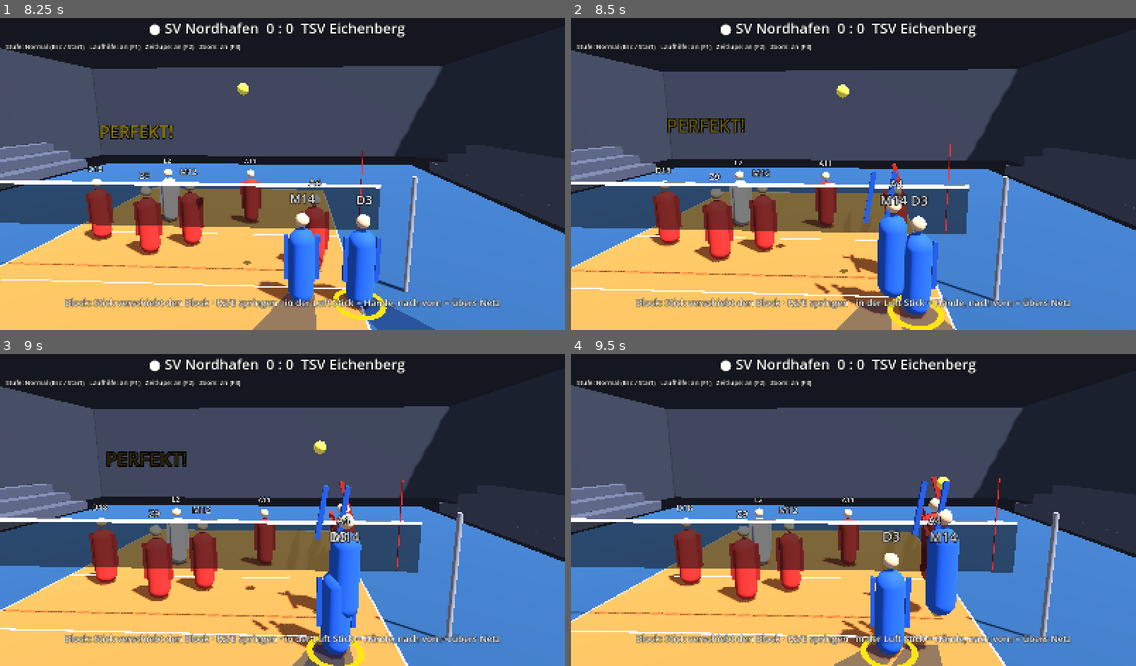
Above: before the commit, frames 1-4 (two rows, left to right).
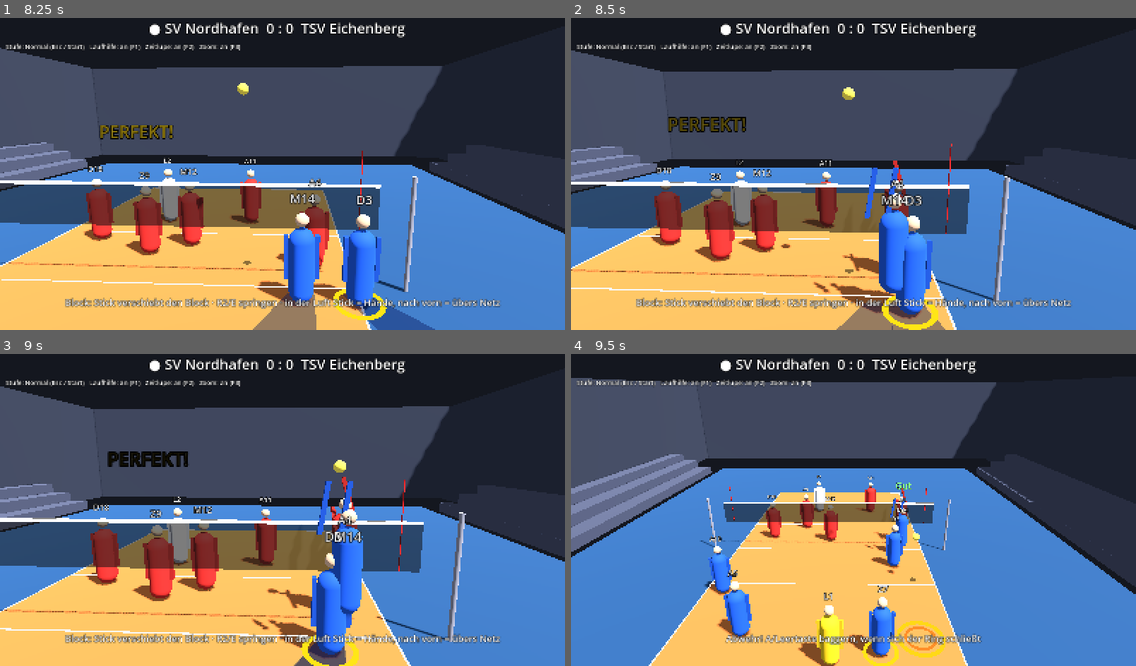
Above: after the commit, the same moments.

Repository: MattrixDev/volleyball_game
Game: Godot game, scene res://scenes/main.tscn
Same seed, same stepped clock (60 frames per second), same inputs: the game is played once before the commit and once after it.
Inputs (mouse positions are in pixels of both pictures, inside the frame that each line leads up to):
- Up to frame 1 (8.25 s): tap Enter at 0.5, 7.35 s; move the mouse to (406, 155) at 0.52 s; hold D (move_right) 0.53-1.28 s; tap K (aim_down) at 0.6, 8.1 s; click (406, 155) at 0.67 s; move the mouse to (169, 186) at 1.27 s; hold S (move_down) 1.28-2.03 s; tap J (aim_left) at 1.35 s; move the mouse to (339, 102) at 2.02 s; hold D (move_right) 2.03-2.78 s; tap L (aim_right) at 2.1 s; tap Space (bump) at 2.75, 3.6 s; move the mouse to (254, 233) at 2.77 s; hold W (move_up) 2.78-3.53 s; tap I (aim_up) at 2.85 s; click (254, 233) at 2.92 s; move the mouse to (452, 217) at 3.52 s; hold A (move_left) 3.53-5.03 s; move the mouse to (113, 124) at 4.27 s; tap E (hit) at 4.35 s; move the mouse to (310, 170) at 5.02 s; hold S (move_down) 5.03-5.78 s; tap Q (overhand) at 5.1 s; click (310, 170) at 5.17 s; move the mouse to (197, 92) at 5.77 s; hold D (move_right) 5.78-6.53 s; tap 2 (serve_next) at 5.85 s; move the mouse to (406, 155) at 6.52 s; hold W (move_up) 6.53-7.28 s; tap 1 (serve_prev) at 6.6 s; move the mouse to (169, 186) at 7.27 s; hold D (move_right) 7.28-8.03 s; click (169, 186) at 7.42 s; move the mouse to (339, 102) at 8.02 s; hold S (move_down) from 8.03 s (still down)
- Up to frame 2 (8.5 s): keep holding S (move_down)
- Up to frame 3 (9 s): move the mouse to (254, 569) at 8.77 s; release S (move_down) at 8.78 s; hold A (move_left) from 8.78 s (still down); tap J (aim_left) at 8.85 s
- Up to frame 4 (9.5 s): keep holding A (move_left)

Frame 1 is identical in both runs. In frame 2, 4.6% of the frame differs, in the area x 0-100%, y 11-100%; in frame 3, 5.5%; in frame 4, 47%, in the area x 0-100%, y 7-100%.

Commit message:
Normal-Stufe auf Mattis' Werte gesetzt
Gespeicherte eigene Werte, die genau einer Stufe entsprechen, werden
beim Laden wieder als diese Stufe erkannt.

Co-Authored-By: Claude Opus 5.5 (1M context) <noreply@anthropic.com>
Claude-Session: https://claude.ai/code/session_01BrbV1SAFzq3rhnMu26ZPjK

Diff:
--- a/scripts/settings.gd
+++ b/scripts/settings.gd
@@ -23,8 +23,8 @@
 const PRESETS := {
 	"leicht": {"slow_serve": 60, "slow_receive": 45, "slow_set": 30, "slow_attack": 75, "slow_block": 75,
 		"receive_help": 180, "stick_hold": 300, "ai_defense": 25, "ai_block": 25, "faults": 15},
-	"normal": {"slow_serve": 50, "slow_receive": 30, "slow_set": 0, "slow_attack": 65, "slow_block": 65,
-		"receive_help": 140, "stick_hold": 250, "ai_defense": 50, "ai_block": 50, "faults": 35},
+	"normal": {"slow_serve": 50, "slow_receive": 20, "slow_set": 0, "slow_attack": 60, "slow_block": 50,
+		"receive_help": 120, "stick_hold": 200, "ai_defense": 70, "ai_block": 70, "faults": 35},
 	"profi": {"slow_serve": 30, "slow_receive": 0, "slow_set": 0, "slow_attack": 45, "slow_block": 45,
 		"receive_help": 100, "stick_hold": 150, "ai_defense": 80, "ai_block": 75, "faults": 100},
 }
@@ -45,6 +45,11 @@
 
 func set_value(key: String, v: float) -> void:
 	values[key] = v
+	_detect_preset()
+
+
+## Passen die Werte genau zu einer Stufe, heisst sie so, sonst "Eigene".
+func _detect_preset() -> void:
 	preset = "eigene"
 	for p in PRESETS:
 		var same := true
@@ -86,4 +91,4 @@
 	if p == "eigene":
 		for s in SLIDERS:
 			values[s[0]] = cf.get_value("werte", s[0], values[s[0]])
-		preset = "eigene"
+		_detect_preset()
